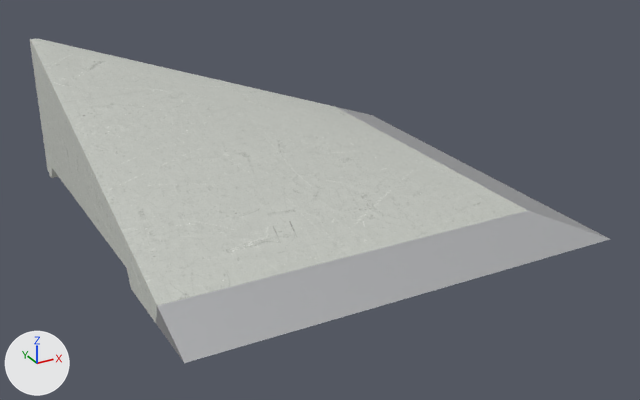
A saved change to the glTF model public/katalog/modelle/hip-60.gltf.
One viewpoint serves both versions: a camera (50 mm lens) standing at (-1.5, -2.85, 1.43) and looking at (0.0, -0.11, 0.06). The lights are fixed; the arrows at lower left show +X, +Y and +Z. The picture after the commit comes second. Vertices at exactly the same position are counted once.

The first picture shows 'SK0081_HIP-60.001'.
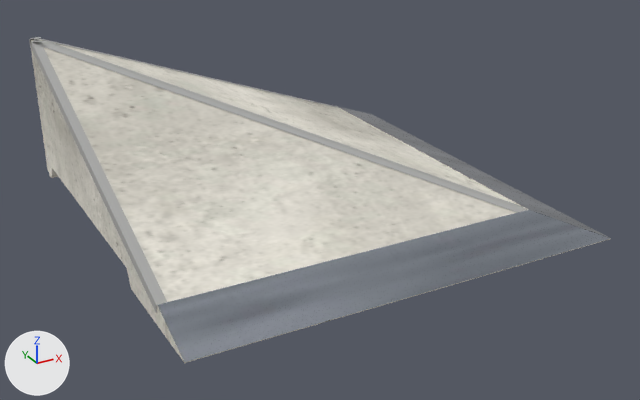
Boxes [x1, y1, x2, y2] around the edits, measured in the pictures (640 x 400 px):
'SK0081_HIP-60.001', reshaped: before [30, 39, 610, 363]; after [29, 37, 611, 363]
part 1 of me_sk0081_hip_60_001, added: after [29, 37, 42, 48]
part 2 of me_sk0081_hip_60_001, built on: before [32, 39, 610, 363]; after [29, 38, 611, 363]
part 3 of me_sk0081_hip_60_001, recoloured: before [30, 39, 528, 306]; after [30, 39, 517, 302]

The edits, one by one:
Picture 'hip-60_normal' (img_hip_60_normal) is new.
Picture 'hip-60_farbe' (img_hip_60_farbe) is new.
Material 'Beton_web.001' (mat_beton_web_001) is new.
Uses the picture img_hip_60_farbe.
Uses the picture img_hip_60_normal.
Material 'Kantenwinkel_web.001' (mat_kantenwinkel_web_001) is new.
Uses the picture img_hip_60_farbe.
Uses the picture img_hip_60_normal.
Material 'Stahl_web.002' (mat_stahl_web_002) is new.
Uses the picture img_hip_60_farbe.
Uses the picture img_hip_60_normal.
me_sk0081_hip_60_001 is used by ob_sk0081_hip_60_001; location (0.0, 0.0, 0.0).
me_sk0081_hip_60_001 had 49 vertices, 115 faces and spanned x -0.82..0.82, y -0.82..0.82, z 0.0..0.58.
me_sk0081_hip_60_001 no longer uses material mat_stahl (white #e1e2e5).
me_sk0081_hip_60_001 now has 145 vertices, 267 faces and spans x -0.82..0.82, y -0.82..0.84, z 0.0..0.58.
me_sk0081_hip_60_001 part 1: a new loose piece of 14 vertices spanning x -0.82..-0.77, y 0.73..0.84, z 0.55..0.58, in mat_kantenwinkel_web_001.
Part 2, on me_sk0081_hip_60_001:
55 faces are deleted.
82 vertices are added at x -0.82..0.82, y -0.82..0.82, z 0.0..0.58.
165 new faces join them, mat_beton_web_001.
12 new faces join them, mat_stahl_web_002.
18 new faces join them, mat_kantenwinkel_web_001.
me_sk0081_hip_60_001 part 3: 60 faces spanning x -0.82..0.61, y -0.61..0.82, z 0.0..0.58 switch from mat_beton to mat_beton_web_001.
me_sk0081_hip_60_001 gains material mat_stahl_web_002.
me_sk0081_hip_60_001 gains material mat_kantenwinkel_web_001.
